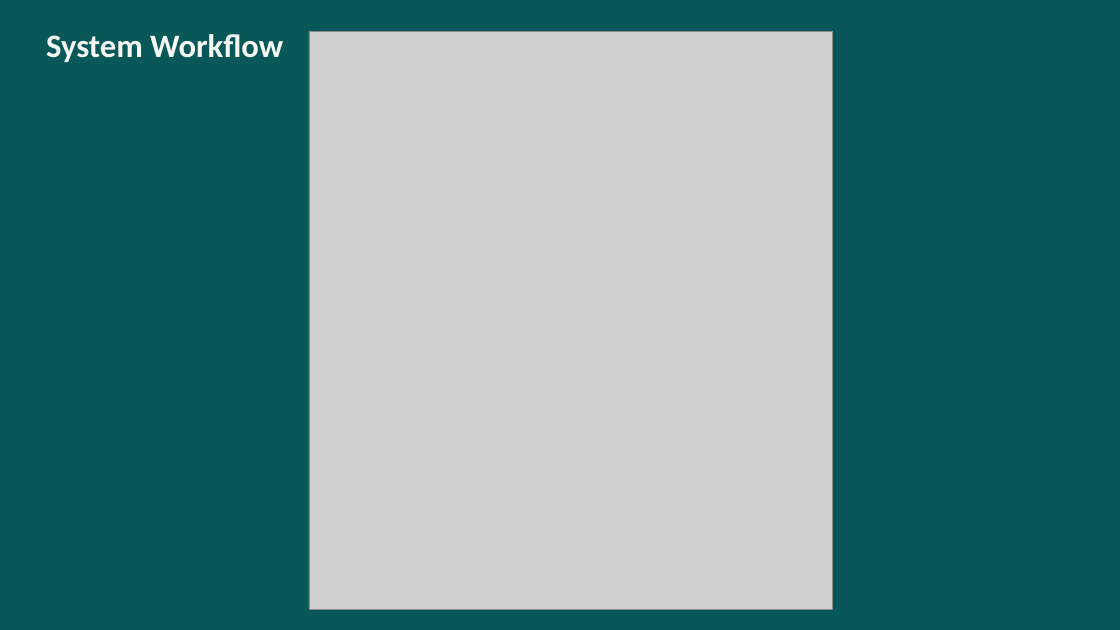
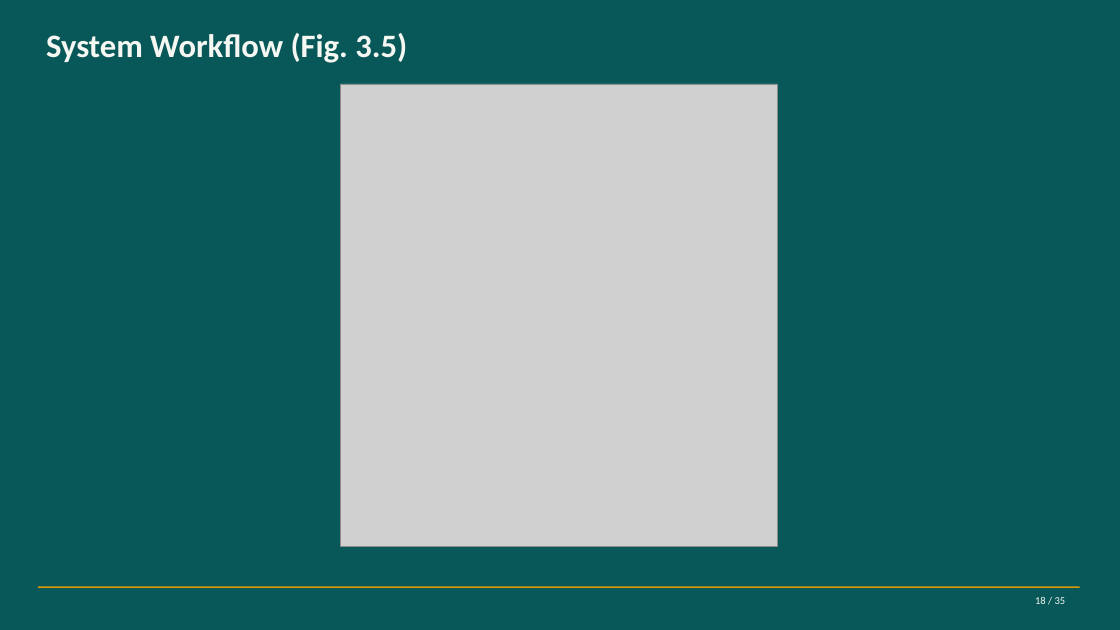
Before and after one commit to labib-ux/FYDP, a slide deck: slide 18 of slides/Defect-to-Delivery_262-034.pptx. Drawn at 1120x630 pixels with LibreOffice and Linux fonts; fonts in the diff are those of the drawing; grey boxes stand for pictures. Boxes give left, top, right and bottom in pixels: in the first picture for what was removed or moved away, otherwise in the second. Text is boxed around its words. In the diff, an @@ line names an element or a change of style, - is before the commit and + after.

```diff
--- a/slides/Defect-to-Delivery_262-034.pptx
+++ b/slides/Defect-to-Delivery_262-034.pptx
@@ text at (46, 33, 407, 63): text changed @@
-System Workflow
+System Workflow (Fig. 3.5)
@@ picture: place and size @@
-picture at (309, 31, 832, 609)
+picture at (340, 84, 778, 546)
@@ rectangle added at (38, 586, 1080, 588), fill #D99A06 @@
@@ text added at (1035, 597, 1066, 604), 9 pt, text #F5F7F2 @@
+18 / 35
```
Also in this commit, not shown: 33 other slides changed, 1 slide added, 6 slides removed, 1 other file.
